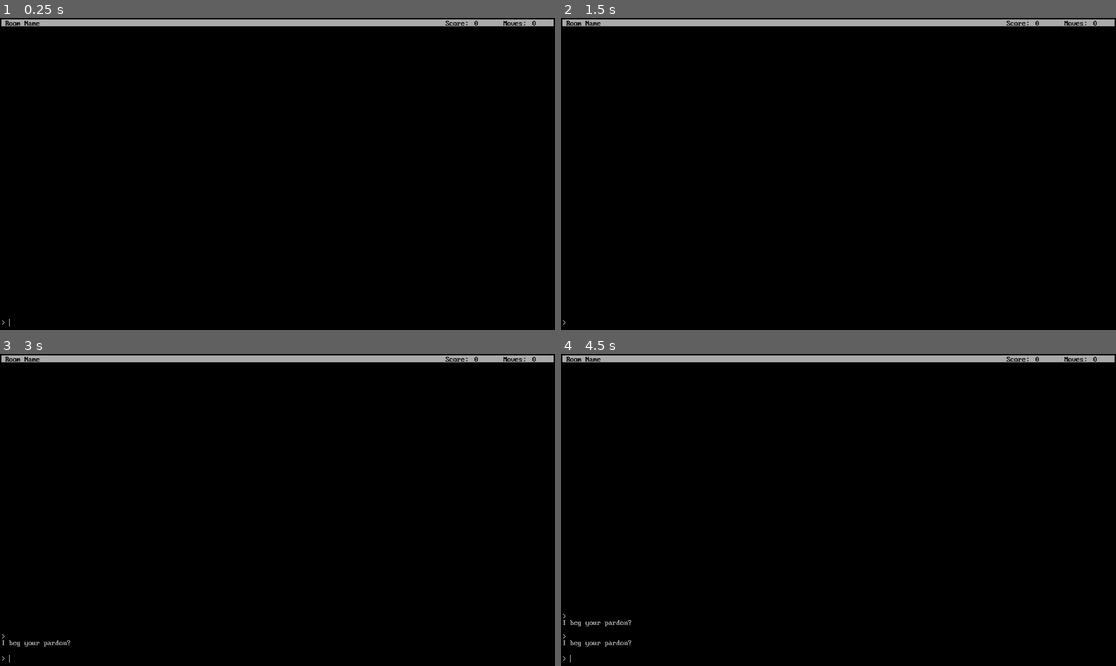
Above: before the commit, frames 1-4 (two rows, left to right).
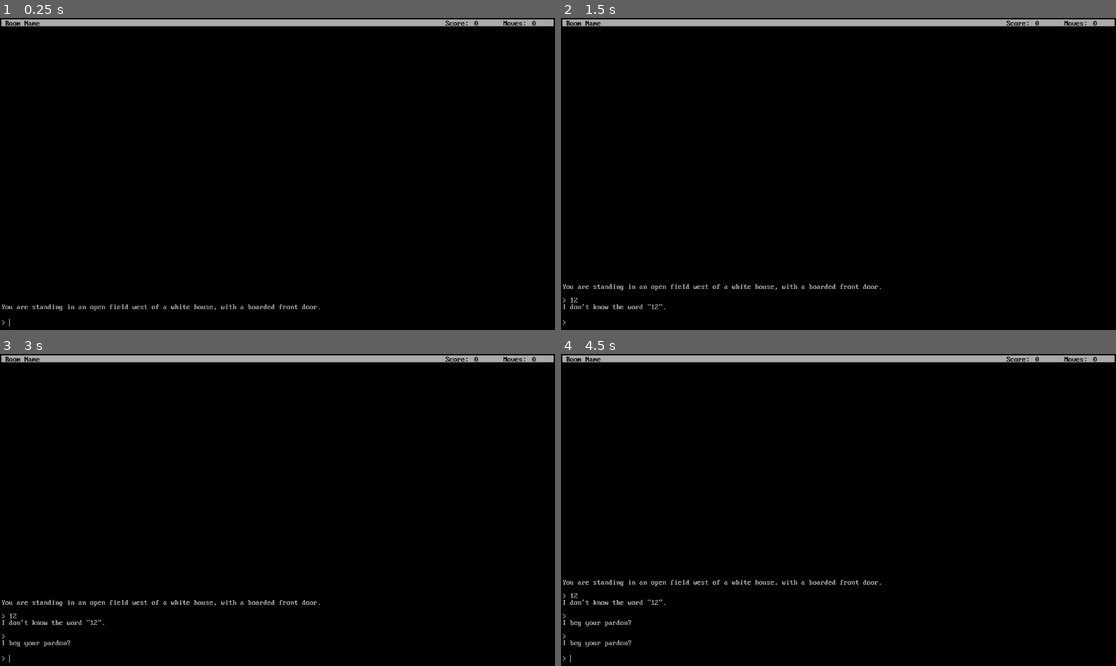
Above: after the commit, the same moments.

Repository: Drakmyth/zork-godot
Game: Godot game, scene res://ui/Game.tscn
Same seed, same stepped clock (60 frames per second), same inputs: the game is played once before the commit and once after it.
Inputs (mouse positions are in pixels of both pictures, inside the frame that each line leads up to):
- Up to frame 1 (0.25 s): no input
- Up to frame 2 (1.5 s): click (844, 323) at 0.52 s; type "12" at 0.6 s; tap Enter at 1.25 s
- Up to frame 3 (3 s): tap Space at 2 s; tap Enter at 2.75 s
- Up to frame 4 (4.5 s): tap Space at 3.5 s; tap Enter at 4.25 s

The runs differ from the first frame. In frame 1, 0.4% of the frame differs, in the area x 0-58%, y 91-94%; in frame 2, 0.5%, in the area x 0-58%, y 85-94%; in frame 3, 0.5%; in frame 4, 0.5%.

Commit message:
Show invalid command responses in UI

Diff:
--- a/managers/CommandParser.gd
+++ b/managers/CommandParser.gd
@@ -42,7 +42,7 @@
 				if _is_word_clause_terminator(tokens, ptr): continue
 				if not Vocabulary.is_part_of_speech(next_word, Vocabulary.PartOfSpeech.ADJECTIVE) \
 					and not Vocabulary.is_part_of_speech(next_word, Vocabulary.PartOfSpeech.OBJECT):
-						print("That sentence isn't one I recognize.")
+						command.error_response = "That sentence isn't one I recognize."
 						break
 				else:
 					continue
@@ -52,38 +52,37 @@
 				and ["", "walk"].has(command.verb):
 					command.verb = "walk" # This may override the verb, but only if it's already "walk" so it's fine
 					command.try_set_object(word)
-					if next_word == "":
-						commands.append(command)
 					continue
 
 			if Vocabulary.is_part_of_speech(word, Vocabulary.PartOfSpeech.VERB):
-				if command.verb != "":
-					print("You used the word %s in a way that I don't understand." % word)
+				if not command.verb.is_empty():
+					command.error_response = "You used the word %s in a way that I don't understand." % word
 					break
 				command.verb = word
 			elif Vocabulary.is_part_of_speech(word, Vocabulary.PartOfSpeech.PREPOSITION):
 				if not Vocabulary.is_part_of_speech(next_word, Vocabulary.PartOfSpeech.OBJECT):
-						print("That sentence isn't one I recognize.")
+						command.error_response = "That sentence isn't one I recognize."
 						break
 				var preposition_was_set = command.try_set_preposition(word)
 				if not preposition_was_set:
-					print("That sentence isn't one I recognize.")
+					command.error_response = "That sentence isn't one I recognize."
 					break
 			elif Vocabulary.is_part_of_speech(word, Vocabulary.PartOfSpeech.OBJECT):
 				var object_was_set = command.try_set_object(word)
 				if not object_was_set:
-					print("There were too many nouns in that sentence.")
+					command.error_response = "There were too many nouns in that sentence."
 					break
 				if next_word == "and":
 					command.set_and_flag()
 			elif Vocabulary.is_part_of_speech(word, Vocabulary.PartOfSpeech.ADJECTIVE):
 				pass
 			else:
-				print("I don't know the word \"%s\"." % word)
+				command.error_response = "I don't know the word \"%s\"." % word
 				break
 
-			if next_word == "":
-				commands.append(command)
+		commands.append(command)
+		if not command.error_response.is_empty():
+			break
 
 		start_of_clause = end_of_clause + 1
 		end_of_clause = _get_end_of_clause(tokens, start_of_clause)
--- a/syntax/Command.gd
+++ b/syntax/Command.gd
@@ -7,7 +7,8 @@
 @export var preposition2: String
 @export var object2: PackedStringArray
 
-var and_flag = false
+var and_flag := false
+var error_response := ""
 
 func as_string() -> String:
 	return " ".join([verb, preposition1, " and ".join(object1), preposition2, " and ".join(object2)].filter(func(x): return not x.is_empty()))
@@ -24,8 +25,8 @@
 	and_flag = true
 
 func try_set_preposition(preposition: String) -> bool:
-	if preposition1 != "" and preposition2 != "": return false
-	if preposition1 == "" and object1.is_empty():
+	if not preposition1.is_empty() and not preposition2.is_empty(): return false
+	if preposition1.is_empty() and object1.is_empty():
 		preposition1 = preposition
 	else:
 		preposition2 = preposition
--- a/syntax/Vocabulary.gd
+++ b/syntax/Vocabulary.gd
@@ -124,7 +124,6 @@
 			register_preposition(command.preposition1)
 		if not command.preposition2.is_empty():
 			register_preposition(command.preposition2)
-	print("")
 
 func set_context(player: Player) -> void:
 	_context = player
--- a/ui/Game.gd
+++ b/ui/Game.gd
@@ -1,17 +1,18 @@
 extends Control
 
 var player: Player
+@onready var history = $Margin/Layout/ResponseHistory
 
 func _ready() -> void:
 	$Margin/Layout/Prompt.connect("command_submitted", _on_Prompt_command_submitted)
 
 	player = get_tree().get_first_node_in_group("Player") as Player
-	print(player.get_room().describe())
+	history.add_response("", player.get_room().describe())
 
 func _on_Prompt_command_submitted(new_text: String) -> void:
 	# No input, no command
 	if new_text.is_empty():
-		$Margin/Layout/ResponseHistory.add_response(" ", "I beg your pardon?")
+		history.add_response(" ", "I beg your pardon?")
 		return
 
 	var commands = $CommandParser.parse_input(new_text, player)
@@ -19,6 +20,10 @@
 	var display_input = new_text
 	for command in commands:
 		print("Command: %s\n" % command.as_string())
+		if not command.error_response.is_empty():
+			history.add_response(display_input, command.error_response)
+			break
+
 		var real_command = Vocabulary.get_command(command.verb)
 
 		var request_chain = [
@@ -35,8 +40,8 @@
 		var response := ""
 		for action in request_chain:
 			response = action.call()
-			if response != "":
+			if not response.is_empty():
 				break
 
-		$Margin/Layout/ResponseHistory.add_response(display_input, response)
+		history.add_response(display_input, response)
 		display_input = ""
--- a/ui/Response.gd
+++ b/ui/Response.gd
@@ -8,7 +8,7 @@
 	input = input_text
 	$Layout/Prompt.text = input_text
 
-	if input_text == "":
+	if input_text.is_empty():
 		$Layout.visible = false
 
 func _set_response(response_text: String):
